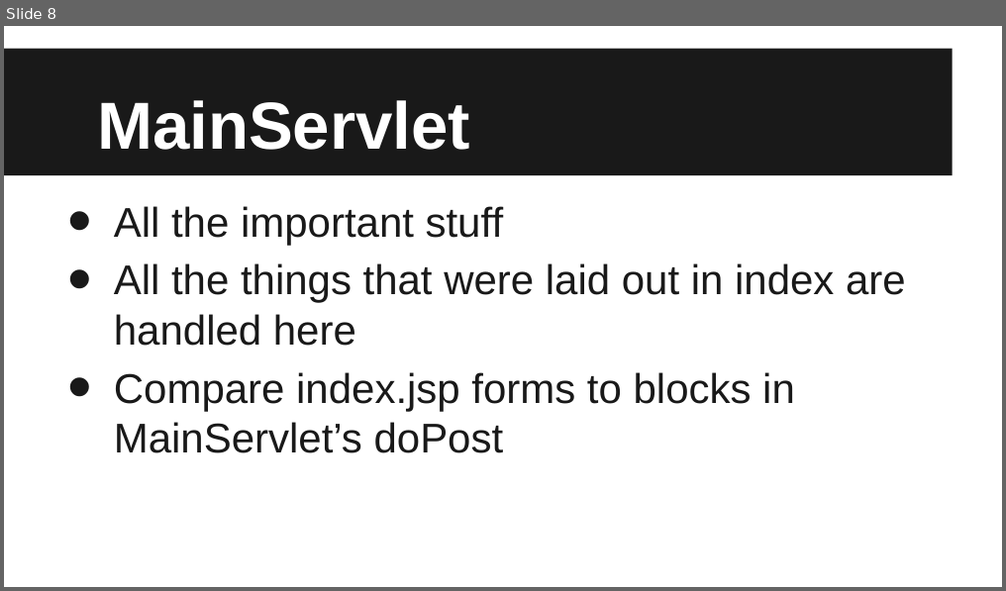
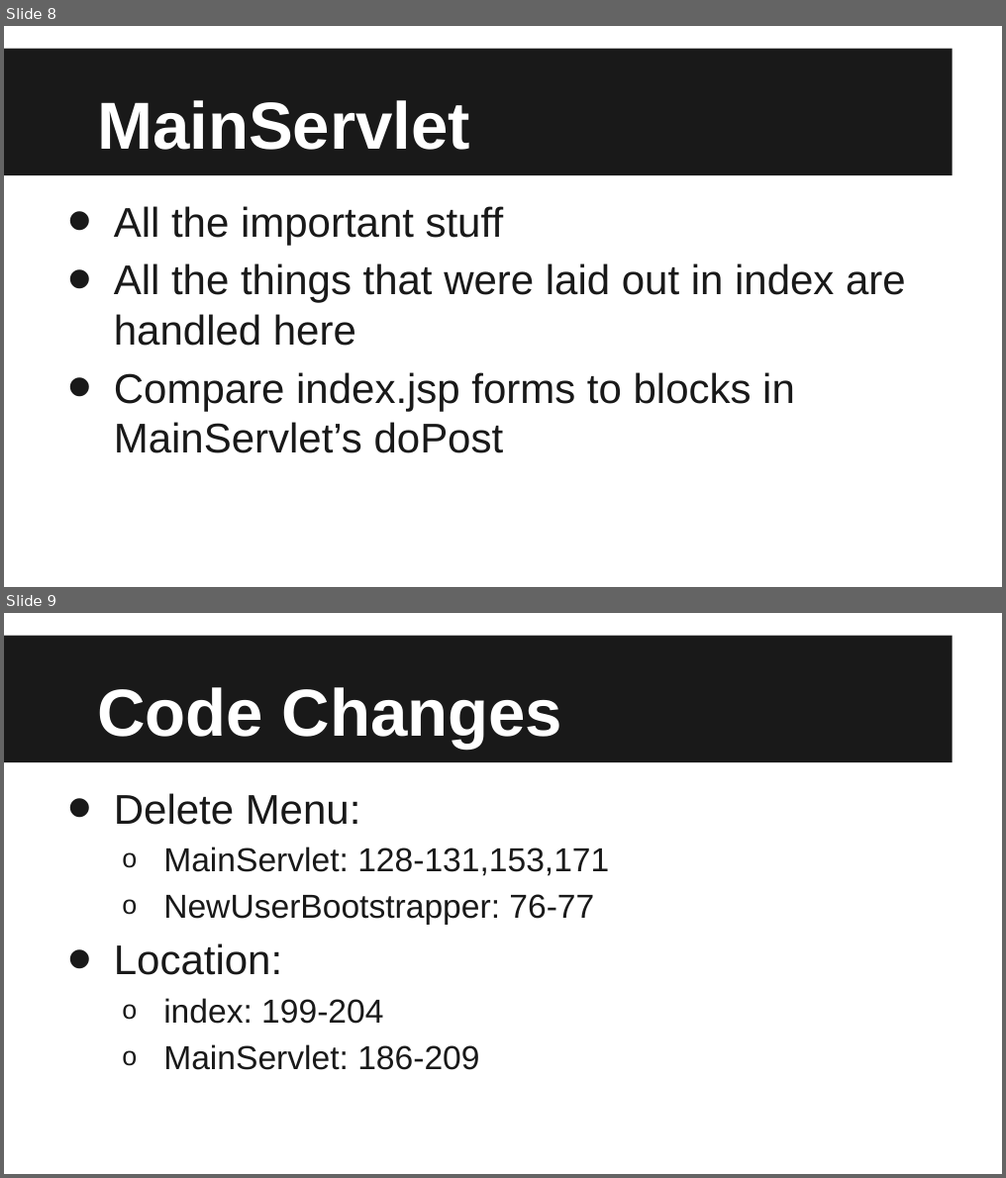
Before and after one commit to emil10001/CodeChix-Mirror-Java-Presentation, a slide deck: Presentation/Java Mirror QuickStart Overview.pptx. Shown one above the other, each under a label of ours: slide 8 before the commit, slides 8 and 9 after it. The pictures are 1006x591 and 1006x1178 pixels, drawn with LibreOffice and Linux fonts; fonts in the diff are those of the drawing. Boxes give left, top, right and bottom in pixels: in the first picture for what was removed or moved away, otherwise in the second. Text is boxed around its words. In the diff, an @@ line names an element or a change of style, - is before the commit and + after.

Commit message:
updated quickstart presentation

```diff
--- a/Presentation/Java Mirror QuickStart Overview.pptx
+++ b/Presentation/Java Mirror QuickStart Overview.pptx
@@ slide 9 added at (4, 613, 1002, 1174), background #FFFFFF; not listed: 1 template element that a slide beside it also shows @@
@@ title added at (97, 687, 563, 749), 48 pt, text #FFFFFF, bold @@
+Code Changes
@@ text added at (114, 793, 609, 1070), 24 pt, text #191919 @@
+• Delete Menu:
+  o MainServlet: 128-131,153,171
+  o NewUserBootstrapper: 76-77
+• Location:
+  o index: 199-204
+  o MainServlet: 186-209
```
